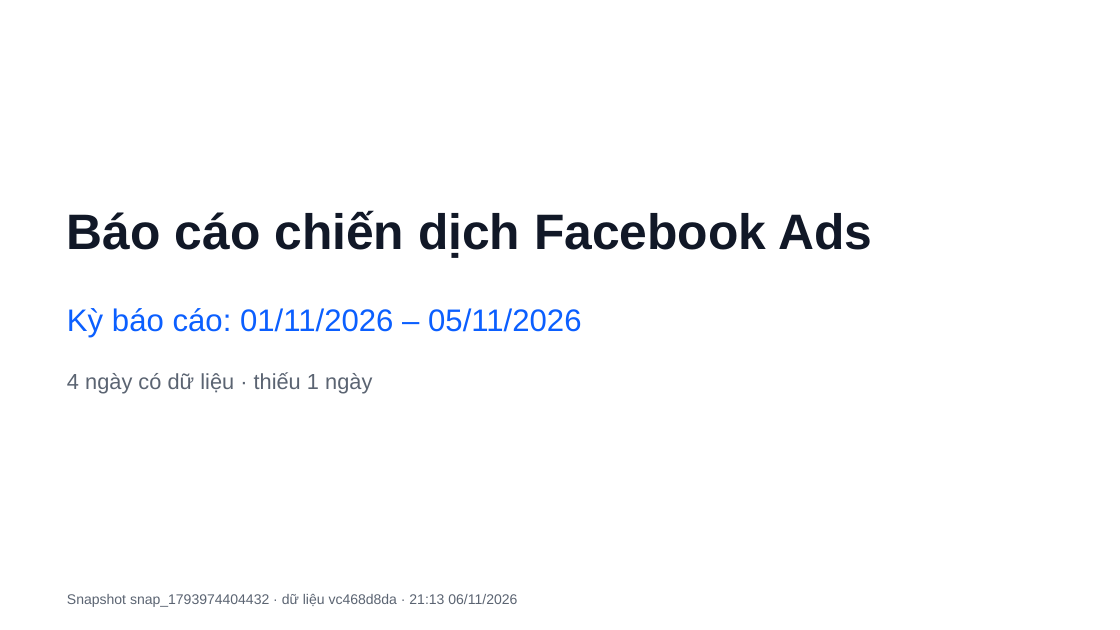
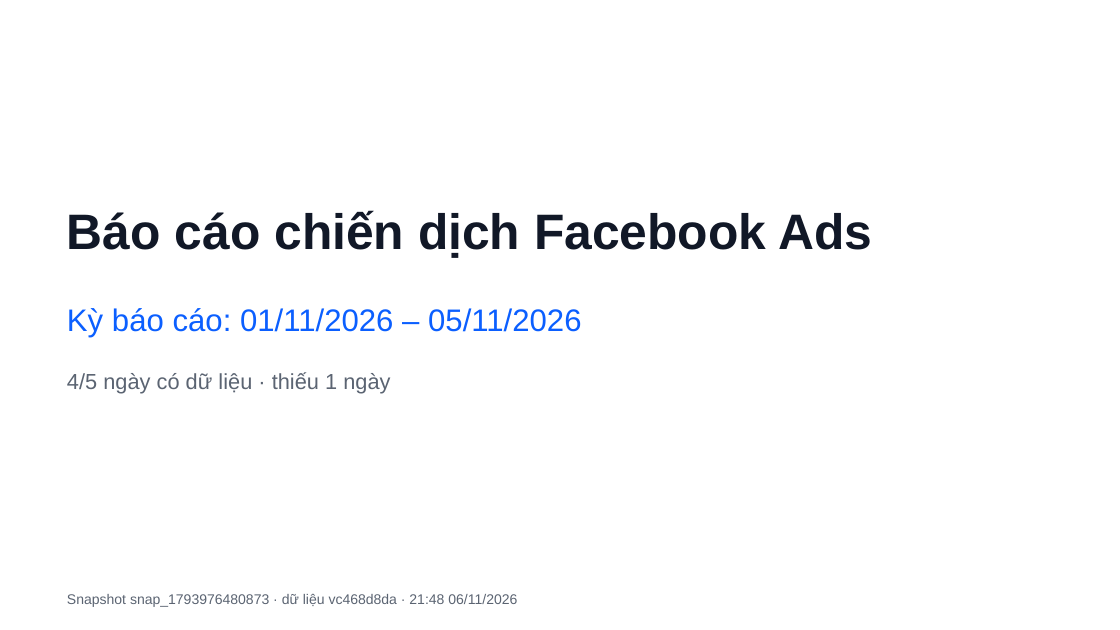
Before and after one commit to dungnguyen170503-netizen/adpulse-mini-kpi, a slide deck: slide 1 of docs/khoa/evidence/adpulse-bao-cao-2026-11-01-2026-11-05.pptx. Drawn at 1120x630 pixels with LibreOffice and Linux fonts; fonts in the diff are those of the drawing. Boxes give left, top, right and bottom in pixels: in the first picture for what was removed or moved away, otherwise in the second. Text is boxed around its words. In the diff, an @@ line names an element or a change of style, - is before the commit and + after.

```diff
--- a/docs/khoa/evidence/adpulse-bao-cao-2026-11-01-2026-11-05.pptx
+++ b/docs/khoa/evidence/adpulse-bao-cao-2026-11-01-2026-11-05.pptx
@@ text at <box>67,372,390,394</box>: text changed @@
-4 ngày có dữ liệu · thiếu 1 ngày
+4/5 ngày có dữ liệu · thiếu 1 ngày
@@ text at <box>67,594,517,607</box>: text changed @@
-Snapshot snap_1793974404432 · dữ liệu vc468d8da · 21:13 06/11/2026
+Snapshot snap_1793976480873 · dữ liệu vc468d8da · 21:48 06/11/2026
```
Also in this commit, not shown: 3 other slides changed, 52 other files.
